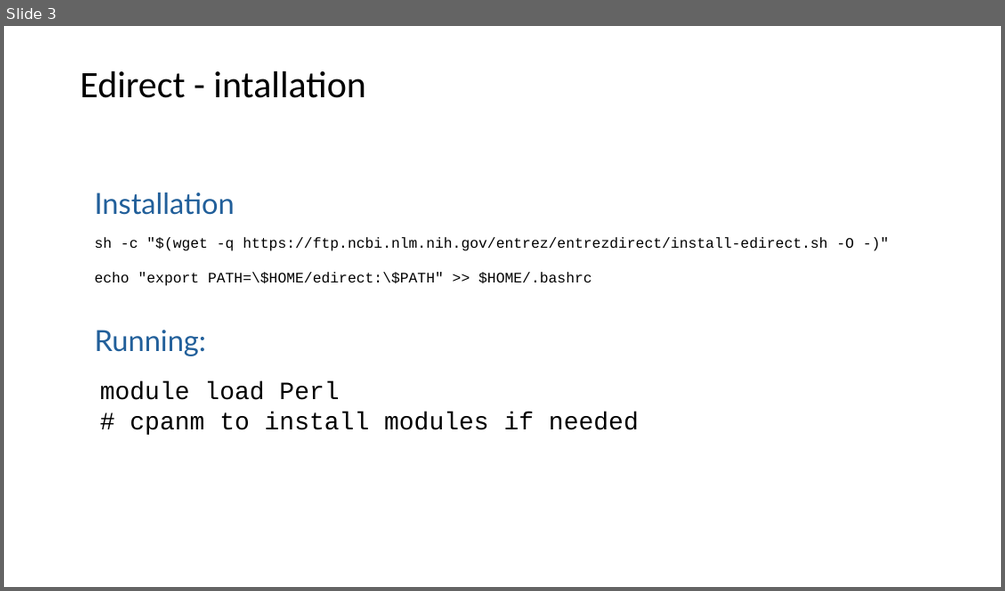
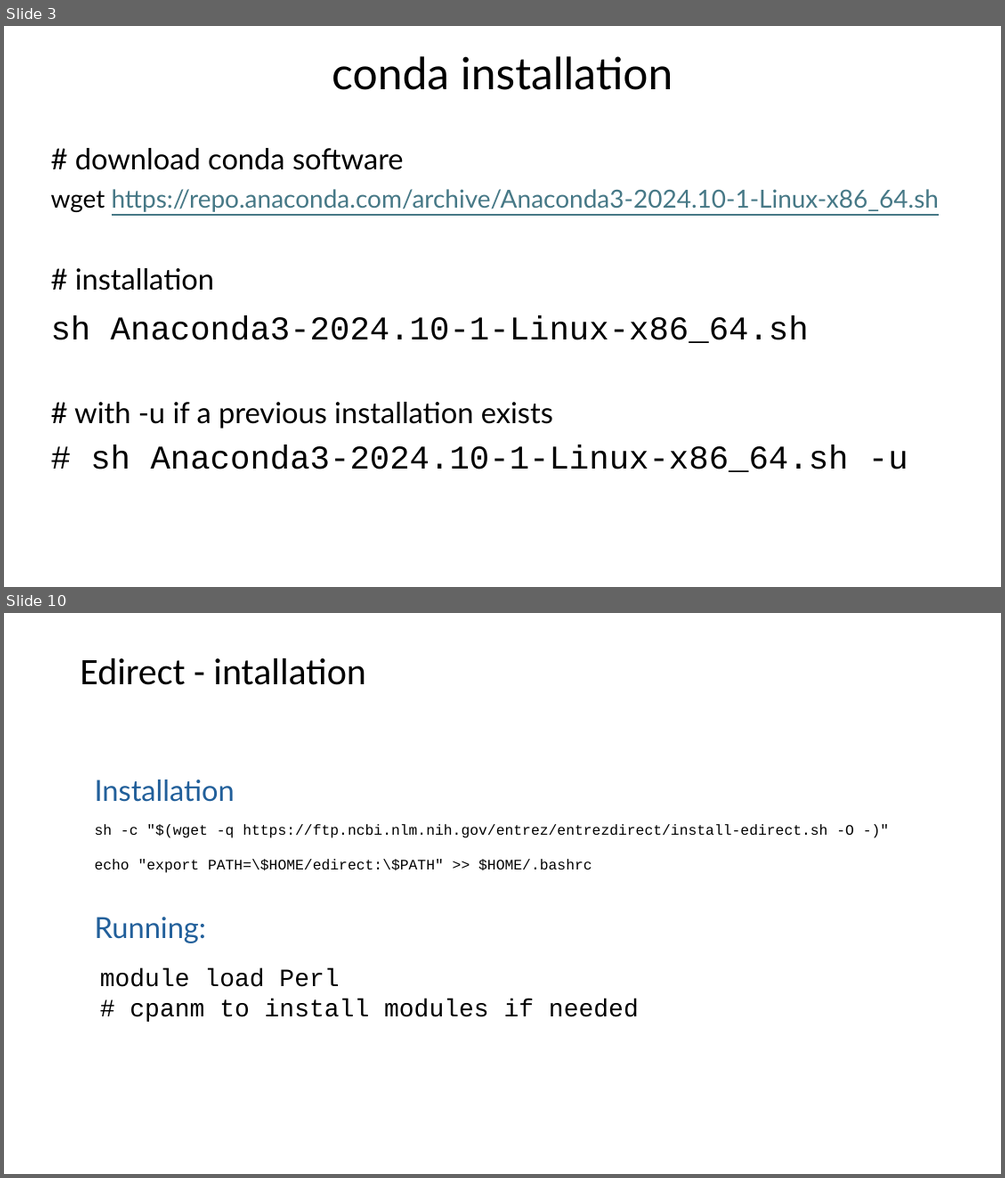
Before and after one commit to liu3zhenlab/teaching, a slide deck: PLPTH813Bioinformatis/2025/2_lab/lab05_NCBItools.pptx. Shown one above the other, each under a label of ours: slide 3 before the commit, slides 3 and 10 after it; the slides between them are not shown. The pictures are 1005x591 and 1005x1178 pixels, drawn with LibreOffice and Linux fonts; fonts in the diff are those of the drawing. Boxes give left, top, right and bottom in pixels: in the first picture for what was removed or moved away, otherwise in the second. Text is boxed around its words. In the diff, an @@ line names an element or a change of style, - is before the commit and + after.

```diff
--- a/PLPTH813Bioinformatis/2025/2_lab/lab05_NCBItools.pptx
+++ b/PLPTH813Bioinformatis/2025/2_lab/lab05_NCBItools.pptx
@@ slide 3 added at bbox=[4, 26, 1001, 587], background #FFFFFF @@
@@ title added at bbox=[332, 56, 673, 90], 42.7 pt, text #000000 @@
+conda installation
@@ text added at bbox=[51, 148, 939, 472], 32 pt, text #000000 @@
+# download conda software
+wget https://repo.anaconda.com/archive/Anaconda3-2024.10-1-Linux-x86_64.sh
+# installation
+sh Anaconda3-2024.10-1-Linux-x86_64.sh
+# with -u if a previous installation exists
+# sh Anaconda3-2024.10-1-Linux-x86_64.sh -u
@@ what was slide 3 is now slide 10 @@
```
Also in this commit, not shown: 2 slides changed, 6 other slides added, 2 other files.
